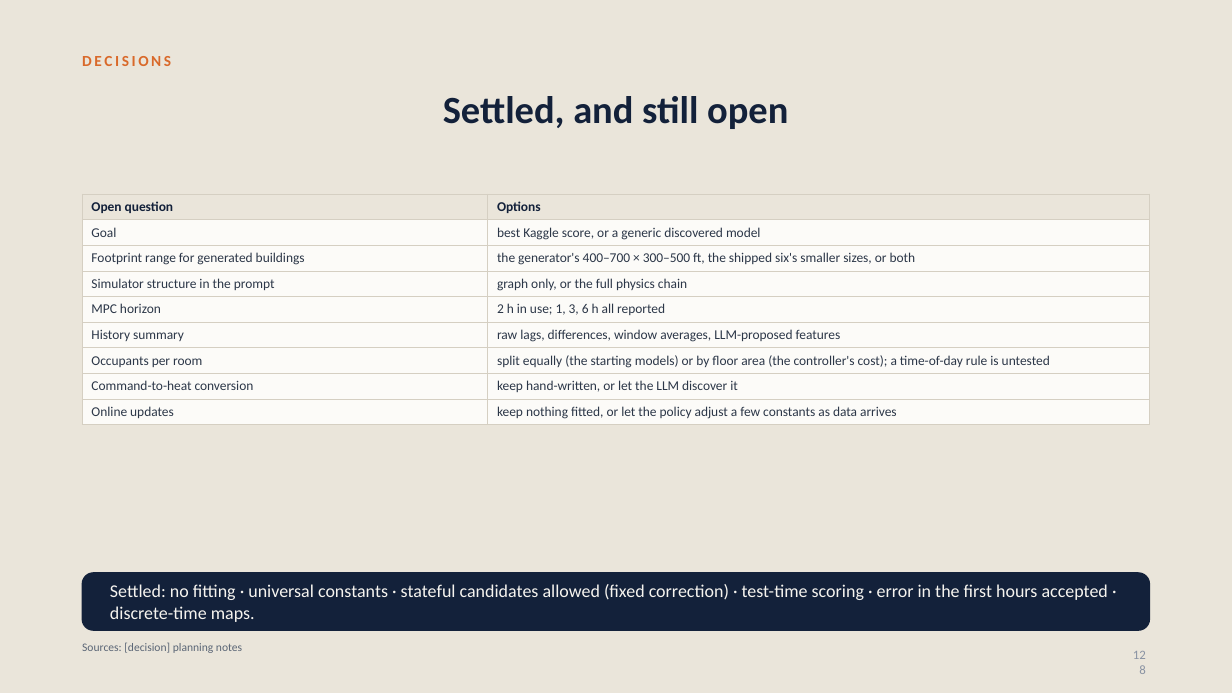
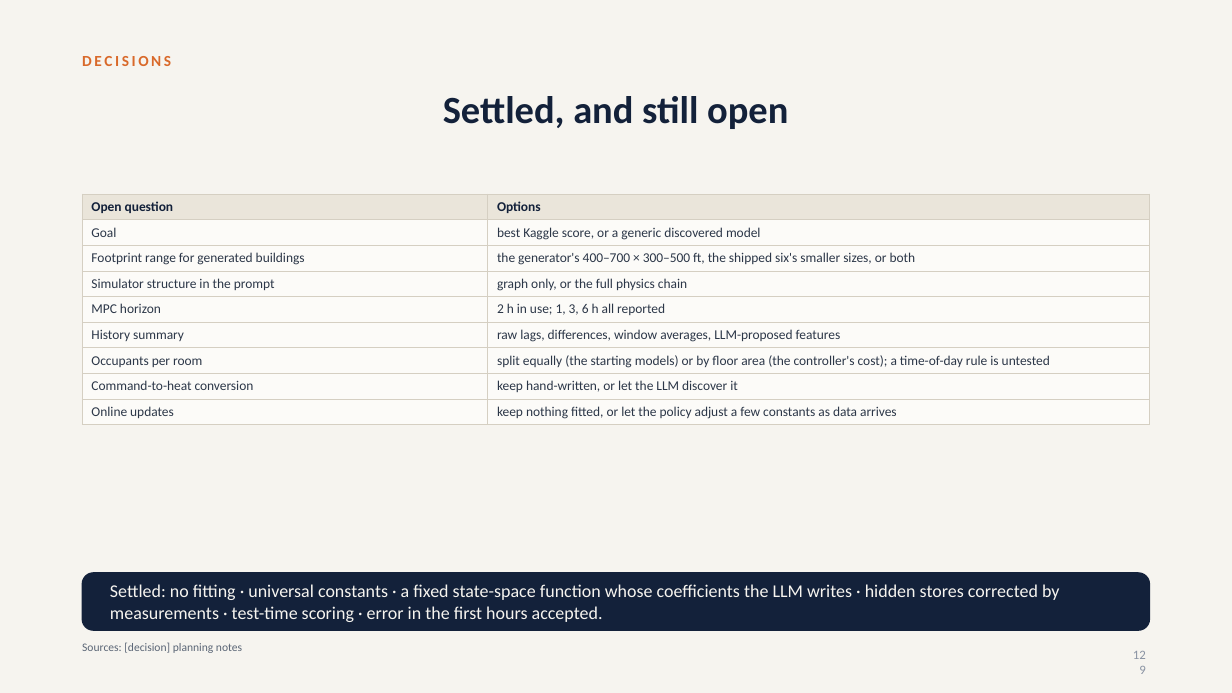
Before and after one commit to srivathsanb14/working-code, a slide deck: slide 129 of docs/One_Controller_for_Every_Building.pptx (slide 128 before the commit). Drawn at 1232x693 pixels with LibreOffice and Linux fonts; fonts in the diff are those of the drawing. Boxes give left, top, right and bottom in pixels: in the first picture for what was removed or moved away, otherwise in the second. Text is boxed around its words. In the diff, an @@ line names an element or a change of style, - is before the commit and + after.

```diff
--- a/docs/One_Controller_for_Every_Building.pptx
+++ b/docs/One_Controller_for_Every_Building.pptx
@@ background #EAE5DA to #F6F4EF @@
@@ text at (110, 584, 1060, 622): text changed @@
-Settled: no fitting · universal constants · stateful candidates allowed (fixed correction) · test-time scoring · error in the first hours accepted · discrete-time maps.
+Settled: no fitting · universal constants · a fixed state-space function whose coefficients the LLM writes · hidden stores corrected by measurements · test-time scoring · error in the first hours accepted.
@@ page number at (1118, 642, 1155, 670): text changed @@
-128
+129
```
Also in this commit, not shown: 15 other slides changed, 1 slide added, 54 other files.
